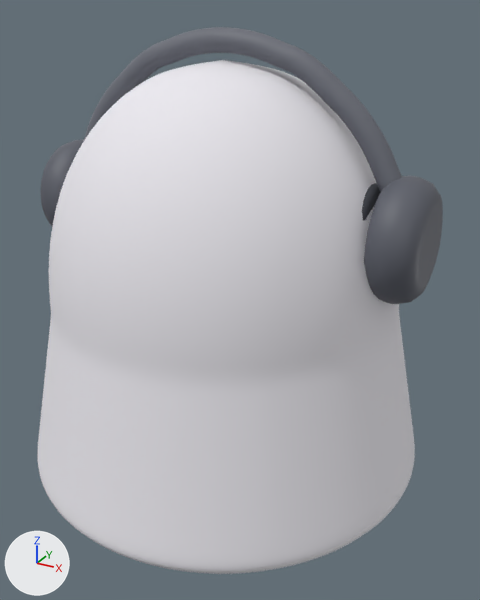
A saved change to the glTF model models/character/blob.glb.
One viewpoint serves both versions: a 50 mm lens placed at (0.836, -1.44, 1.21), pointed at (0.052, -0.015, 0.497). Every picture has the same lights, and +X, +Y and +Z are marked at lower left. The picture after the commit comes second. Where no turn or scale is listed for an object, it has been applied to the vertices. Vertices at exactly the same position are counted once.

Objects in the first picture: 'band', 'body', 'cup', 'pad'.
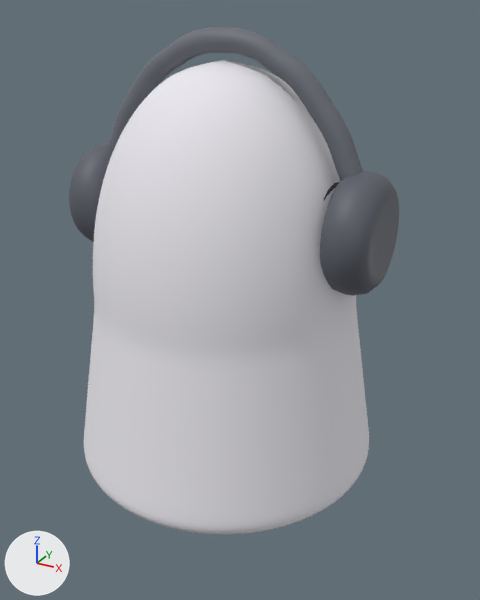
What differs and where, as boxes (x1, y1, x2, y2) in the pictures (480 x 600 px; the box of a moved part takes in the faces that stretch with it):
'body', reshaped (25% narrower, 8% shorter)
    before: (37, 60, 415, 574)
    after: (84, 60, 369, 534)
'cup', reshaped, rescaled (18% narrower, 7% shorter)
    before: (40, 139, 443, 304)
    after: (69, 143, 399, 296)
'band', reshaped, moved, rescaled (20% narrower, 7% shorter)
    before: (83, 27, 402, 192)
    after: (108, 27, 363, 181)
part 3 of me_cup, moved or reshaped
    before: (40, 139, 84, 226)
    after: (69, 143, 114, 242)
part 4 of me_cup, moved or reshaped
    before: (364, 176, 443, 304)
    after: (320, 170, 399, 296)
part 5 of me_pad, moved or reshaped (mostly hidden afterwards)
    before: (362, 183, 381, 221)
    after: (323, 182, 339, 201)

Edits to the bpy script that builds the scene:
```text
Change me_band:
    used by ob_band; location = (0.0, 0.0, 0.967); scale = (0.484, 0.484, 0.484)
    remove me_band.from_pydata(...)  # 2892 vertices, 5780 faces; spans x -1.0..1.0, y -0.06..0.06, z -0.42..0.42
    add me_band.from_pydata(...)  # 2892 vertices, 5780 faces; spans x -1.0..1.0, y -0.07..0.07, z -0.53..0.53
    me_band part 1: 2892 of 2892 vertices moved; they spanned x -1.0..1.0, y -0.06..0.06, z -0.42..0.42 and now span x -1.0..1.0, y -0.07..0.07, z -0.53..0.53; mean shift (0.0, 0.0, -0.02)
Change me_body:
    used by ob_body; location = (0.0, 0.0, 0.549)
    remove me_body.from_pydata(...)  # 30722 vertices, 61440 faces; spans x -0.543..0.543, y -0.543..0.543, z -0.549..0.549
    add me_body.from_pydata(...)  # 30722 vertices, 61440 faces; spans x -0.417..0.417, y -0.417..0.417, z -0.549..0.549
    me_body part 2: 30720 of 30722 vertices moved; they spanned x -0.543..0.543, y -0.543..0.543, z -0.545..0.541 and now span x -0.417..0.417, y -0.417..0.417, z -0.545..0.541; mean shift (0.0, 0.0, 0.0); largest move (0.479, 0.256, -0.484) -> (0.367, 0.196, -0.484)
Change me_cup:
    used by ob_cup; location = (0.0, 0.0, 0.726); rotation_euler = (0.0, -1.571, 0.0), in degrees (0, -90, 0); scale = (0.531, 0.531, 0.531)
    remove me_cup.from_pydata(...)  # 512 vertices, 1016 faces; spans x -0.27..0.27, y -0.27..0.27, z -1.0..1.0
    add me_cup.from_pydata(...)  # 512 vertices, 1016 faces; spans x -0.34..0.34, y -0.34..0.34, z -1.0..1.0
    me_cup part 3: the loose piece of 256 vertices spanning x -0.27..0.27, y -0.27..0.27, z 0.77..1.0 is scaled about its middle by 1.24, then moved by (0.0, 0.0, -0.03)
    me_cup part 4: the loose piece of 256 vertices spanning x -0.27..0.27, y -0.27..0.27, z -1.0..-0.77 is scaled about its middle by 1.24, then moved by (0.0, 0.0, 0.03)
Change me_pad:
    used by ob_pad; location = (0.0, 0.0, 0.726); rotation_euler = (0.0, 1.571, 0.0), in degrees (0, 90, 0); scale = (0.401, 0.401, 0.401)
    remove me_pad.from_pydata(...)  # 512 vertices, 1016 faces; spans x -0.3..0.3, y -0.3..0.3, z -1.0..1.0
    add me_pad.from_pydata(...)  # 512 vertices, 1016 faces; spans x -0.4..0.4, y -0.4..0.4, z -1.0..1.0
    me_pad part 5: the loose piece of 256 vertices spanning x -0.3..0.3, y -0.3..0.3, z 0.9..1.0 is scaled about its middle by 1.35, then moved by (0.0, 0.0, -0.02)
    other edits to the shape of me_pad do not show in these pictures
Change ob_band:
    ob_band.location: (0.0, 0.0, 0.967) -> (0.0, 0.0, 0.963)
    ob_band.scale: (0.484, 0.484, 0.484) -> (0.39, 0.39, 0.39)
Change ob_cup:
    ob_cup.scale: (0.531, 0.531, 0.531) -> (0.428, 0.428, 0.428)
```
